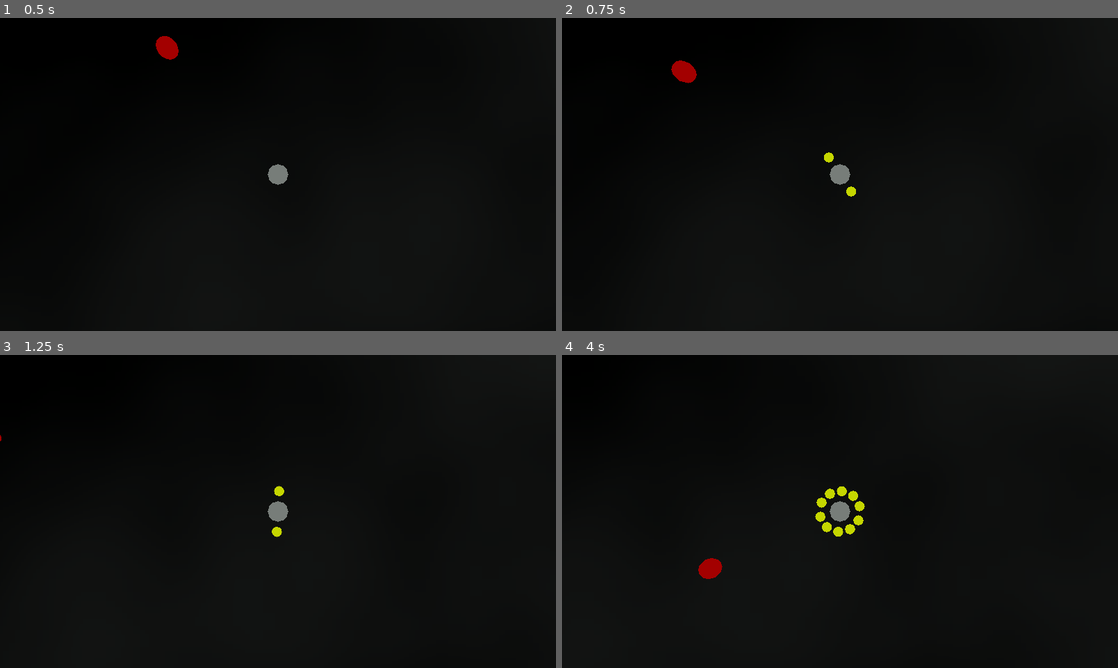
Above: before the commit, frames 1-4 (two rows, left to right).
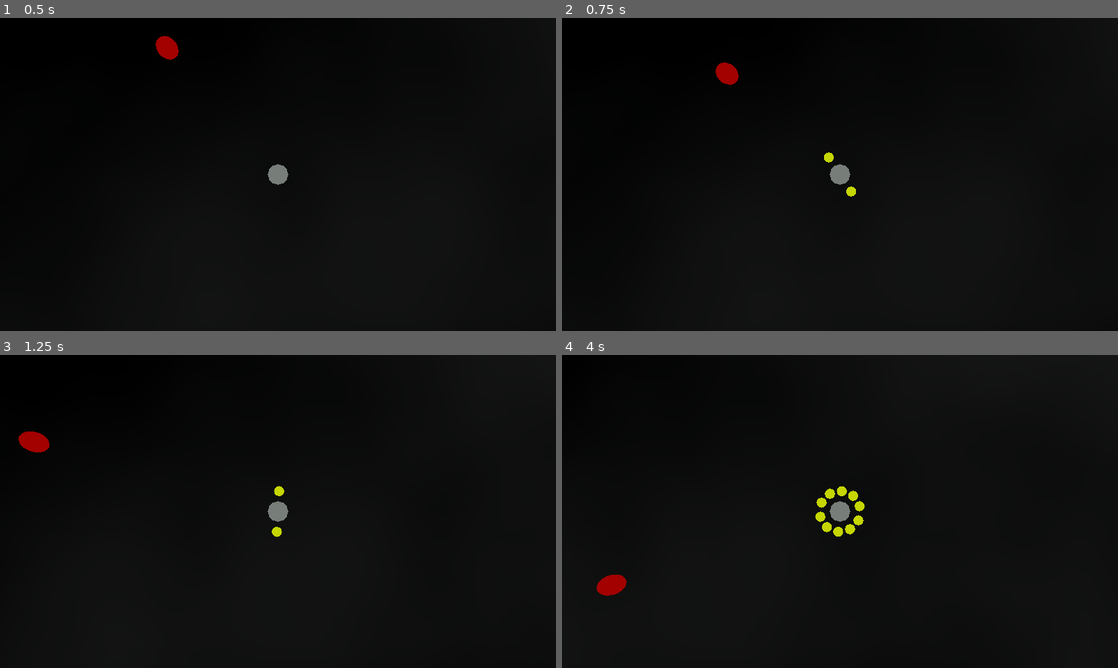
Above: after the commit, the same moments.

Repository: doctor-g/LD55
Game: Godot game, scene res://world.tscn
Two runs of this game, one before a commit and one after it. Both use one fixed random seed, a clock stepped at 60 frames per second and the inputs below.
Inputs (mouse positions are in pixels of both pictures, inside the frame that each line leads up to):
- Up to frame 1 (0.5 s): no input
- Up to frame 2 (0.75 s): move the mouse to (962, 158) at 0.52 s; hold D (move_right) from 0.53 s (still down); tap Space (summon) at 0.6 s
- Up to frame 3 (1.25 s): keep holding D (move_right)
- Up to frame 4 (4 s): move the mouse to (728, 527) at 1.27 s; release D (move_right) at 1.28 s; hold S (move_down) 1.28-2.03 s; tap Space (summon) every 0.75 s from 1.35 to 3.6 s; tap Enter at 2 s; move the mouse to (895, 442) at 2.02 s; hold D (move_right) 2.03-2.78 s; move the mouse to (812, 574) at 2.77 s; hold W (move_up) 2.78-3.53 s; move the mouse to (1006, 558) at 3.52 s; hold A (move_left) from 3.53 s (still down)

Frame 1 is identical in both runs. In frame 2, 0.5% of the frame differs, in the area x 19-32%, y 13-22%; in frame 3, 0.3%; in frame 4, 0.5%, in the area x 6-29%, y 64-77%.

Commit message:
Add walls around the world

Diff:
--- a/project/hero.gd
+++ b/project/hero.gd
@@ -1,19 +1,17 @@
 extends CharacterBody3D
 
 const SPEED := 20.0
-const ACCELERATION := 5.0
+const ACCELERATION := 1.0
 const SATELLITE_SCENE := preload("res://satellite.tscn")
 
-var _velocity := Vector3.ZERO
-
-func _physics_process(delta: float) -> void:
+func _physics_process(_delta: float) -> void:
 	var direction := Input.get_vector("move_left", "move_right", "move_down", "move_up")
 	var vector := Vector3(direction.x, 0, -direction.y).normalized()
-	var target_velocity := vector * SPEED * delta
+	var target_velocity := vector * SPEED
 
-	_velocity = _velocity.move_toward(target_velocity, ACCELERATION * delta)
+	velocity = velocity.move_toward(target_velocity, ACCELERATION)
 
-	move_and_collide(_velocity)
+	move_and_slide()
 
 	if Input.is_action_just_pressed("summon"):
 		# Summon a pair for fun
--- a/project/world.tscn
+++ b/project/world.tscn
@@ -17,11 +17,14 @@
 ambient_light_color = Color(0.866667, 0.905882, 0.878431, 1)
 reflected_light_source = 1
 
+[sub_resource type="BoxShape3D" id="BoxShape3D_tuge0"]
+size = Vector3(1, 10, 1000)
+
 [node name="World" type="Node3D"]
 
 [node name="Hero" parent="." instance=ExtResource("1_ejil5")]
 
-[node name="CSGBox3D" type="CSGBox3D" parent="."]
+[node name="Background" type="CSGBox3D" parent="."]
 transform = Transform3D(1, 0, 0, 0, 1, 0, 0, 0, 1, 0, -14.0459, 0)
 size = Vector3(1000, 1, 1000)
 material = SubResource("StandardMaterial3D_mi4xh")
@@ -32,3 +35,39 @@
 [node name="Enemy" parent="." node_paths=PackedStringArray("target") instance=ExtResource("2_83wmn")]
 transform = Transform3D(1, 0, 0, 0, 1, 0, 0, 0, 1, -7, 0, -8)
 target = NodePath("../Hero")
+
+[node name="WestWall" type="StaticBody3D" parent="."]
+transform = Transform3D(1, 0, 0, 0, 1, 0, 0, 0, 1, -500, 0, 0)
+
+[node name="CSGBox3D" type="CSGBox3D" parent="WestWall"]
+size = Vector3(1, 10, 1000)
+
+[node name="CollisionShape3D" type="CollisionShape3D" parent="WestWall"]
+shape = SubResource("BoxShape3D_tuge0")
+
+[node name="EastWall" type="StaticBody3D" parent="."]
+transform = Transform3D(1, 0, 0, 0, 1, 0, 0, 0, 1, 500, 0, 0)
+
+[node name="CSGBox3D" type="CSGBox3D" parent="EastWall"]
+size = Vector3(1, 10, 1000)
+
+[node name="CollisionShape3D" type="CollisionShape3D" parent="EastWall"]
+shape = SubResource("BoxShape3D_tuge0")
+
+[node name="SouthWall" type="StaticBody3D" parent="."]
+transform = Transform3D(-4.37114e-08, 0, 1, 0, 1, 0, -1, 0, -4.37114e-08, 0, 0, 500)
+
+[node name="CSGBox3D" type="CSGBox3D" parent="SouthWall"]
+size = Vector3(1, 10, 1000)
+
+[node name="CollisionShape3D" type="CollisionShape3D" parent="SouthWall"]
+shape = SubResource("BoxShape3D_tuge0")
+
+[node name="NorthWall" type="StaticBody3D" parent="."]
+transform = Transform3D(-4.37114e-08, 0, 1, 0, 1, 0, -1, 0, -4.37114e-08, 0, 0, -500)
+
+[node name="CSGBox3D" type="CSGBox3D" parent="NorthWall"]
+size = Vector3(1, 10, 1000)
+
+[node name="CollisionShape3D" type="CollisionShape3D" parent="NorthWall"]
+shape = SubResource("BoxShape3D_tuge0")
Not shown: 1 places in project/world.tscn that only renumber resources
